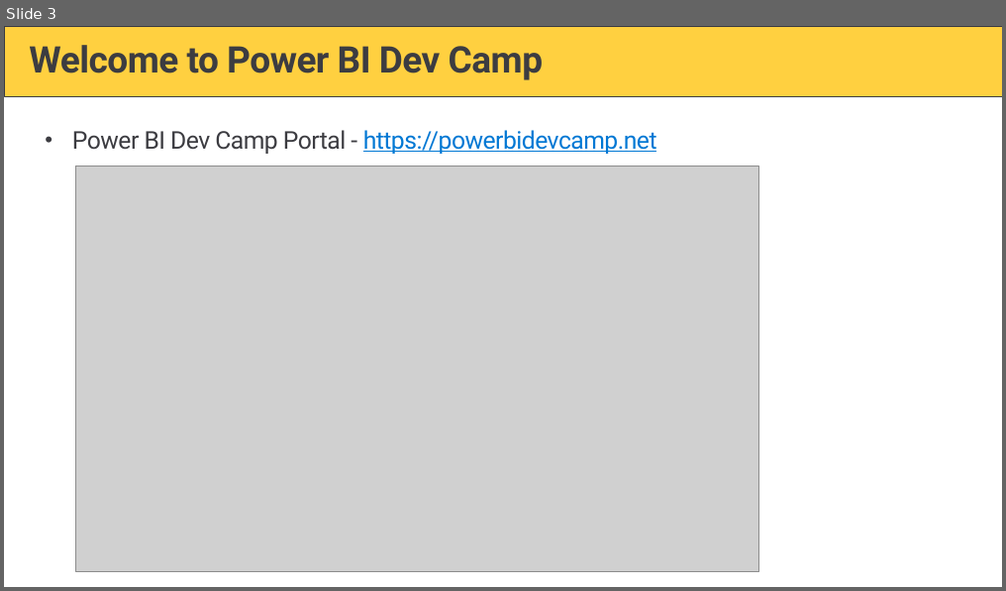
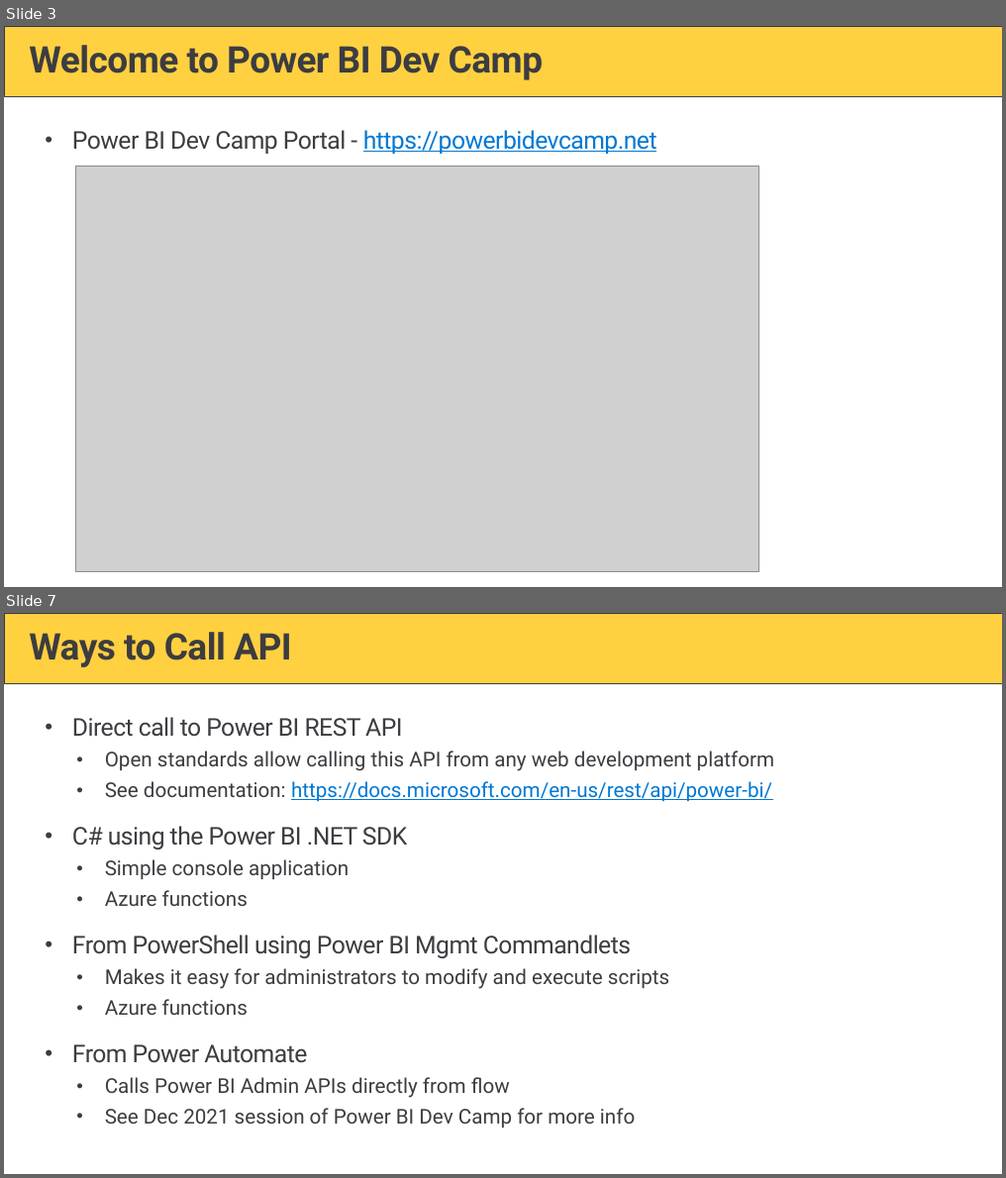
Before and after one commit to PowerBiDevCamp/Camp-Sessions, a slide deck: Session 19 - Managing Power BI using the Power BI Admin APIs.pptx. Shown one above the other, each under a label of ours: slide 3 before the commit, slides 3 and 7 after it; the slides between them are not shown. The pictures are 1006x591 and 1006x1178 pixels, drawn with LibreOffice and Linux fonts; fonts in the diff are those of the drawing; grey boxes stand for pictures; background and template pictures are left out. Boxes give left, top, right and bottom in pixels: in the first picture for what was removed or moved away, otherwise in the second. Text is boxed around its words. In the diff, an @@ line names an element or a change of style, - is before the commit and + after.

```diff
--- a/Session 19 - Managing Power BI using the Power BI Admin APIs.pptx
+++ b/Session 19 - Managing Power BI using the Power BI Admin APIs.pptx
@@ slide 7 added at [4,613,1002,1174], background #FFFFFF; not listed: 1 template element that a slide beside it also shows @@
@@ title added at [29,632,292,667], 36 pt, text #3C3C41, bold @@
+Ways to Call API
@@ text added at [72,717,774,1128], 20 pt, text #3C3C41 @@
+• Direct call to Power BI REST API
+  • Open standards allow calling this API from any web development platform
+  • See documentation: https://docs.microsoft.com/en-us/rest/api/power-bi/
+• C# using the Power BI .NET SDK
+  • Simple console application
+  • Azure functions
+• From PowerShell using Power BI Mgmt Commandlets
+  • Makes it easy for administrators to modify and execute scripts
+  • Azure functions
+• From Power Automate
+  • Calls Power BI Admin APIs directly from flow
+  • See Dec 2021 session of Power BI Dev Camp for more info
```
Also in this commit, not shown: 2 slides changed, 29 other slides added.
